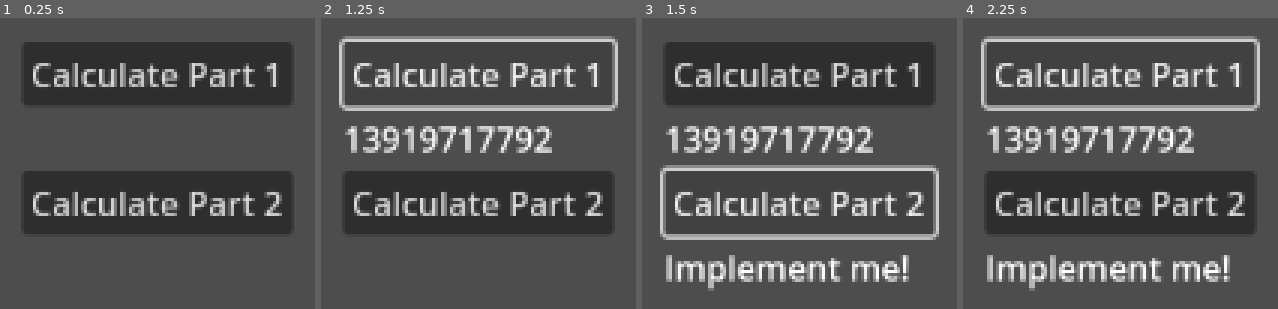
Above: before the commit, frames 1-4 (left to right).
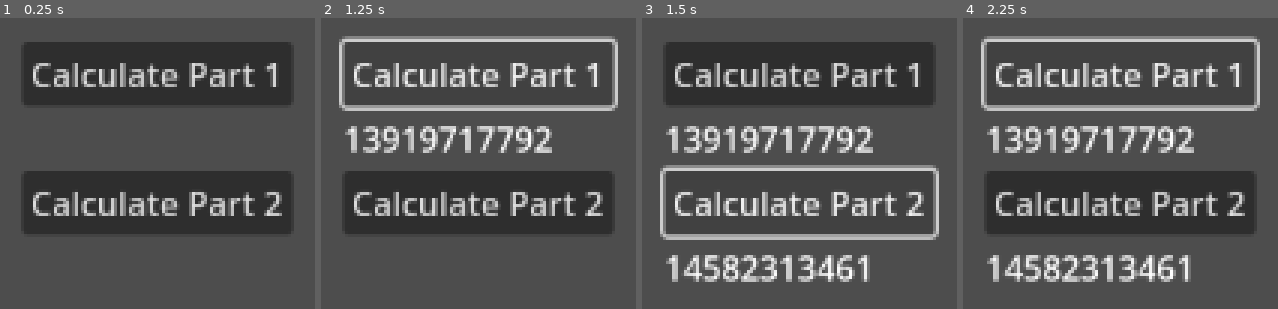
Above: after the commit, the same moments.

Repository: ehj37/Advent-of-Code-2025
Game: Godot game, scene res://day2/day2.tscn
Two runs of this game, one before a commit and one after it. Both use one fixed random seed, a clock stepped at 60 frames per second and the inputs below.
Inputs:
- Up to frame 1 (0.25 s): no input
- Up to frame 2 (1.25 s): click "Calculate Part 1" at 0.5 s
- Up to frame 3 (1.5 s): click "Calculate Part 2" at 1.25 s
- Up to frame 4 (2.25 s): click "Calculate Part 1" at 2 s

Frames 1-2 are identical in both runs. In frame 3, 5.1% of the frame differs, in the area x 7-85%, y 81-94%; in frame 4, 5.1%.

Commit message:
Day 2 part 2

Diff:
--- a/advent-of-code-2025/day2/day_2.gd
+++ b/advent-of-code-2025/day2/day_2.gd
@@ -1,4 +1,5 @@
 extends Control
+
 
 class IdRange:
 	var start: int
@@ -7,6 +8,21 @@
 	func _init(s, e):
 		start = s
 		end = e
+
+
+var _example_ranges: Array[IdRange] = [
+	IdRange.new(11, 22),
+	IdRange.new(95, 115),
+	IdRange.new(998, 1012),
+	IdRange.new(1188511880, 1188511890),
+	IdRange.new(222220, 222224),
+	IdRange.new(1698522, 1698528),
+	IdRange.new(446443, 446449),
+	IdRange.new(38593856, 38593862),
+	IdRange.new(565653, 565659),
+	IdRange.new(824824821, 824824827),
+	IdRange.new(2121212118, 2121212124),
+]
 
 var _ranges: Array[IdRange]
 
@@ -21,10 +37,11 @@
 		return
 
 	var file = FileAccess.open("res://day2/input.txt", FileAccess.READ)
-	var range_strs = file.get_line().split(',')
+	var range_strs = file.get_line().split(",")
 	for range_str in range_strs:
 		var split_str = range_str.split("-")
 		_ranges.append(IdRange.new(int(split_str[0]), int(split_str[1])))
+
 
 func part_one() -> String:
 	_parse_input()
@@ -33,21 +50,43 @@
 	for r in _ranges:
 		for i in range(r.start, r.end + 1):
 			var i_str = str(i)
-			var i_str_len =  i_str.length()
+			var i_str_len = i_str.length()
 			if i_str_len % 2 != 0:
 				continue
 
 			@warning_ignore("integer_division")
 			var front = i_str.substr(0, i_str_len / 2)
 			@warning_ignore("integer_division")
-			var back =  i_str.substr(i_str_len / 2, i_str_len + 1)
+			var back = i_str.substr(i_str_len / 2, i_str_len + 1)
 			if front == back:
 				invalid_id_sum += i
 
-	return(str(invalid_id_sum))
+	return str(invalid_id_sum)
 
+
+# Not 28196420717
 func part_two() -> String:
-	return "Implement me!"
+	_parse_input()
+	var invalid_ids: Array[int] = []
+	for r in _ranges:
+		for i in range(r.start, r.end + 1):
+			var i_str = str(i)
+			var i_str_len = i_str.length()
+			@warning_ignore("integer_division")
+			for j in range(1, i_str_len / 2 + 1):
+				var j_str = i_str.substr(0, j)
+				var j_str_len = j_str.length()
+				if i_str_len % j_str_len == 0:
+					var candidate: String = ""
+					@warning_ignore("integer_division")
+					for _k in range(i_str_len / j_str_len):
+						candidate += j_str
+					if candidate == i_str:
+						if !invalid_ids.has(i):
+							invalid_ids.append(i)
+
+	var invalid_id_sum = invalid_ids.reduce(func(acc, n): return acc + n, 0)
+	return str(invalid_id_sum)
 
 
 func _on_button_part_1_pressed():
